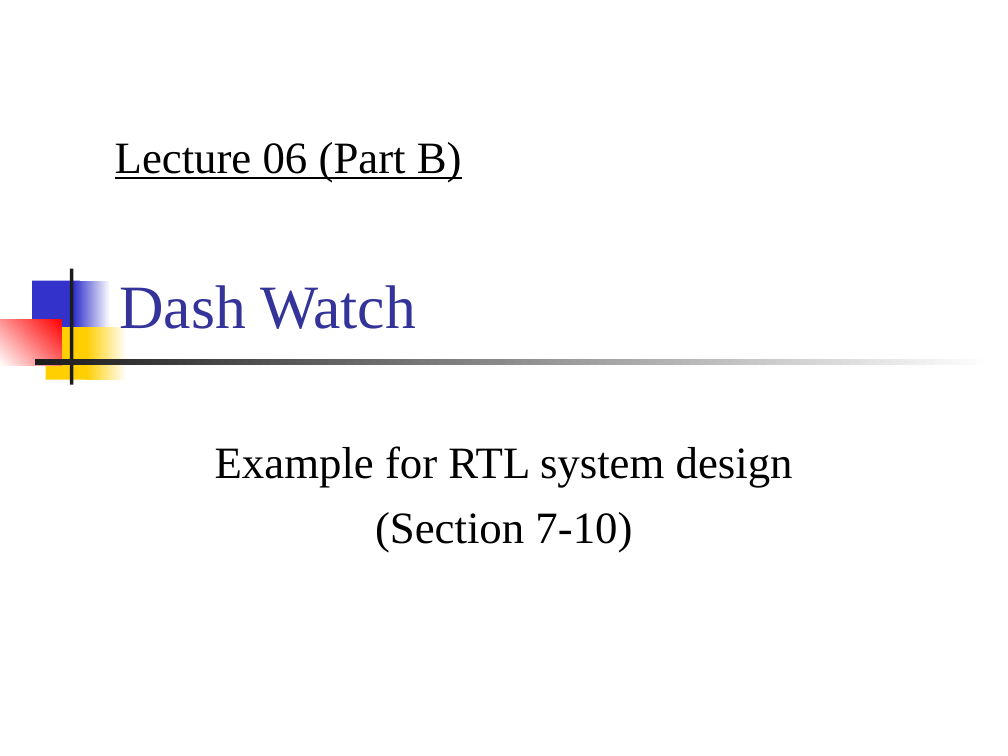
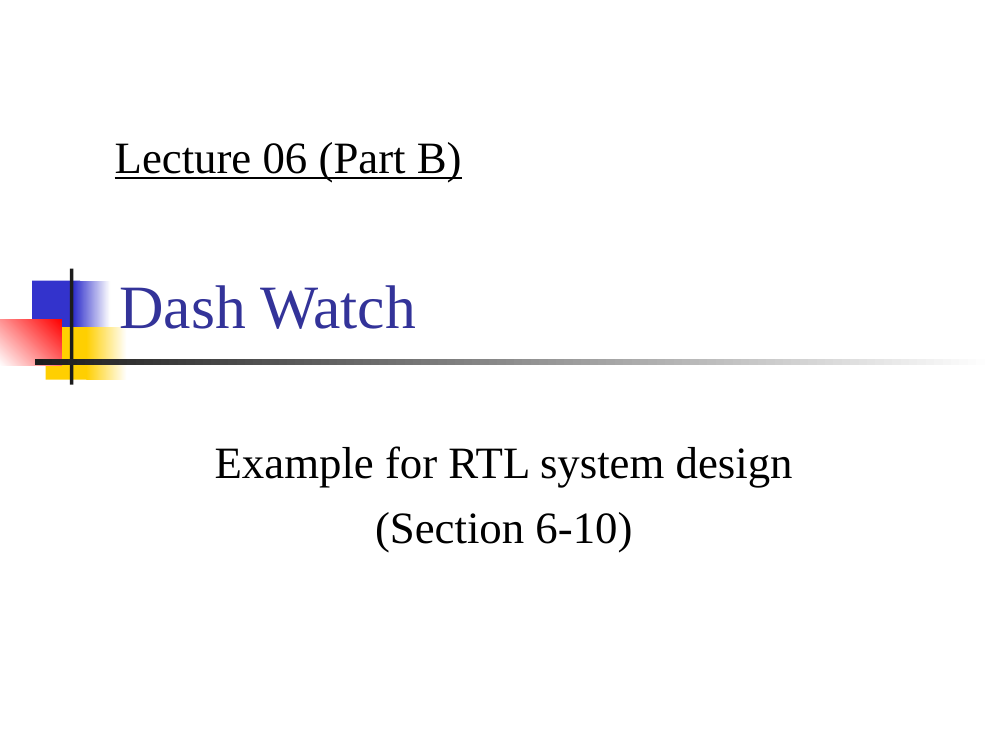
Before and after one commit to CGUSystemCourses/ComputerOrg-2016, a slide deck: slide 1 of Lectures/lec06-RTL_control/lec06b-dash_watch.ppt. Drawn at 1008x756 pixels with LibreOffice and Linux fonts; fonts in the diff are those of the drawing. Boxes give left, top, right and bottom in pixels: in the first picture for what was removed or moved away, otherwise in the second. Text is boxed around its words. In the diff, an @@ line names an element or a change of style, - is before the commit and + after.

```diff
--- a/Lectures/lec06-RTL_control/lec06b-dash_watch.ppt
+++ b/Lectures/lec06-RTL_control/lec06b-dash_watch.ppt
@@ subtitle at [375,512,632,552]: text changed @@
-(Section 7-10)
+(Section 6-10)
```
Also in this commit, not shown: 1 other slide changed, 2 other files.
